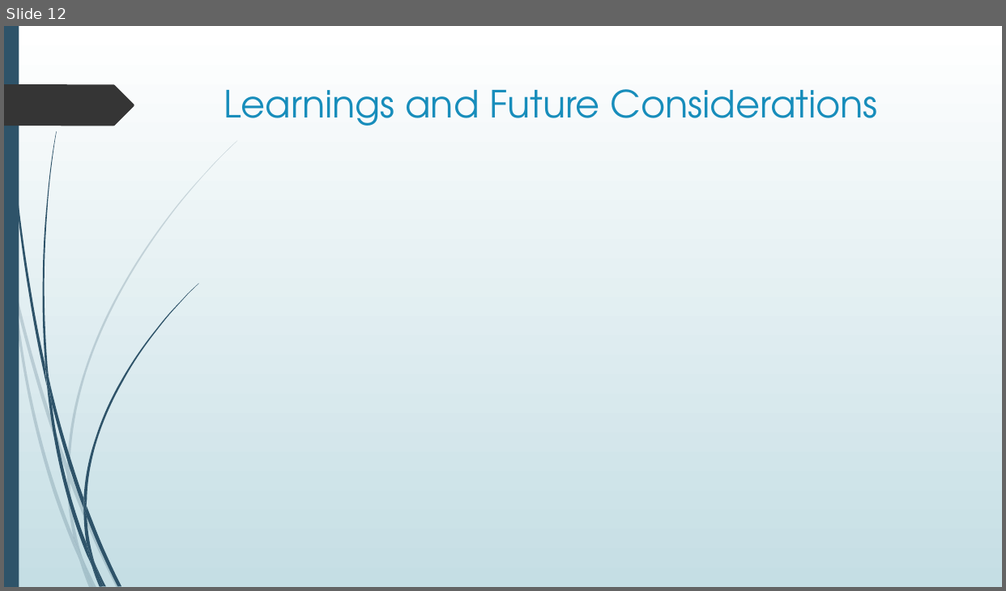
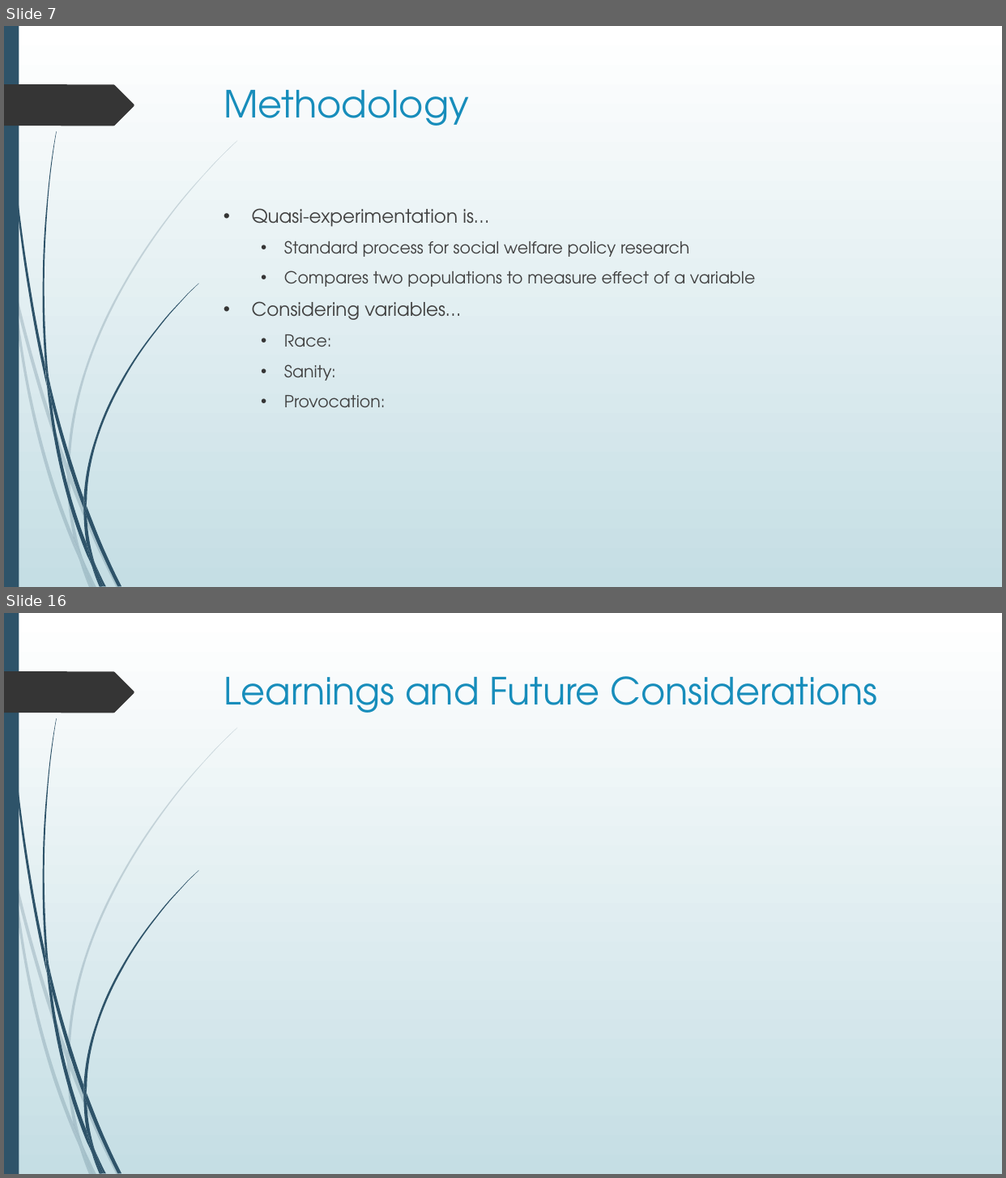
Before and after one commit to dr-natetorious/TIM-7101-Statistics, a slide deck: Section_3_Mgmt_Informed/Week8_Presentation/BachmeierNTIM7101-8.pptx. Shown one above the other, each under a label of ours: slide 12 before the commit, slides 7 and 16 after it; the slides between them are not shown. The pictures are 1006x591 and 1006x1178 pixels, drawn with LibreOffice and Linux fonts; fonts in the diff are those of the drawing. Boxes give left, top, right and bottom in pixels: in the first picture for what was removed or moved away, otherwise in the second. Text is boxed around its words. In the diff, an @@ line names an element or a change of style, - is before the commit and + after.

```diff
--- a/Section_3_Mgmt_Informed/Week8_Presentation/BachmeierNTIM7101-8.pptx
+++ b/Section_3_Mgmt_Informed/Week8_Presentation/BachmeierNTIM7101-8.pptx
@@ slide 7 added at box(4, 26, 1002, 587), background gradient #FFFFFF to #C5DEE5; not listed: 24 template elements that a slide beside it also shows @@
@@ title added at box(224, 90, 469, 126), 36 pt, text #178DBB @@
+Methodology
@@ text added at box(252, 208, 755, 408), 16 pt, text #404040 @@
+• Quasi-experimentation is…
+  • Standard process for social welfare policy research
+  • Compares two populations to measure effect of a variable
+• Considering variables…
+  • Race:
+  • Sanity:
+  • Provocation:
@@ what was slide 12 is now slide 16 @@
```
Also in this commit, not shown: 1 slide changed, 15 other slides added, 10 slides removed.
